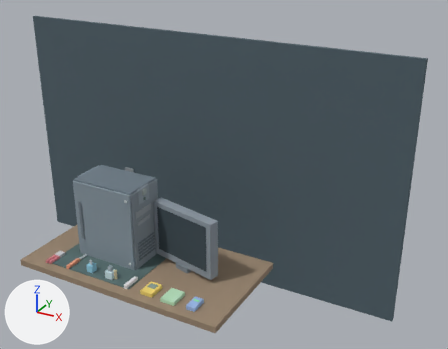
One commit to the OBJ model EntidadesGraficas/diseños3d/escena_completa.obj: the scene before it, then after it.
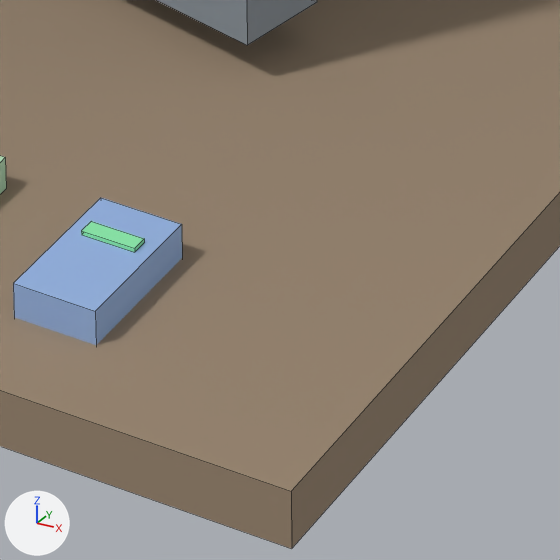
The first picture shows the older version from a 50 mm lens placed at (1.448, -1.926, 1.462), pointed at (0.242, 0.266, 0.366). The close-ups show the older and then the newer version on the part from 41% to 54% of the width and 79% to 96% of the height of that picture. Only the edits that show in the close-ups are written down. The lights are fixed; the arrows at lower left show +X, +Y and +Z. The close-ups show mesh edges as thin lines. Where no turn or scale is listed for an object, it has been applied to the vertices.

In view in the first close-up: 'escritorio.001', 'herr_lantester.001', 'herr_lantester.002', 'monitor.001' and 1 more.
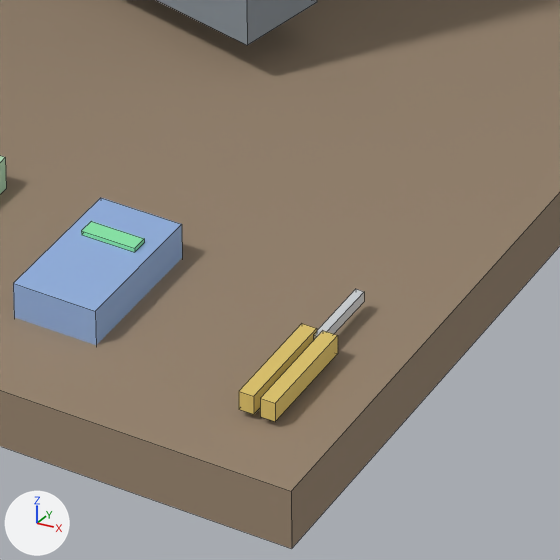
Patch to the scene script:
```diff
--- a/EntidadesGraficas/diseños3d/escena_completa.obj.py
+++ b/EntidadesGraficas/diseños3d/escena_completa.obj.py
@@ mat_mat_aab0b6 @@
+mat_mat_aab0b6 = principled_material('mat_aab0b6')
+mat_mat_aab0b6.base_color = (0.667, 0.69, 0.714)  # light grey #d5d8dc
+mat_mat_aab0b6.roughness = 0.9
@@ mat_mat_c89628 @@
+mat_mat_c89628 = principled_material('mat_c89628')
+mat_mat_c89628.base_color = (0.784, 0.588, 0.157)  # yellow #e5ca6e
+mat_mat_c89628.roughness = 0.9
@@ me_herr_pinza_003 @@
+me_herr_pinza_003.from_pydata(...)  # a box spanning x 0.464..0.468, y -0.188..-0.152, z 0.0055..0.0105
+me_herr_pinza_003.materials.append(mat_mat_aab0b6)  # light grey #d5d8dc
@@ me_herr_pinza_002 @@
+me_herr_pinza_002.from_pydata(...)  # a box spanning x 0.4675..0.4745, y -0.238..-0.186, z 0.0035..0.0125
+me_herr_pinza_002.materials.append(mat_mat_c89628)  # yellow #e5ca6e
@@ me_herr_pinza_001 @@
+me_herr_pinza_001.from_pydata(...)  # a box spanning x 0.4575..0.4645, y -0.238..-0.186, z 0.0035..0.0125
+me_herr_pinza_001.materials.append(mat_mat_c89628)  # yellow #e5ca6e
@@ ob_herr_pinza_003 @@
+ob_herr_pinza_003 = bpy.data.objects.new('herr_pinza.003', me_herr_pinza_003)
+ob_herr_pinza_003.location = (0.0, 0.0, 0.0)
@@ ob_herr_pinza_002 @@
+ob_herr_pinza_002 = bpy.data.objects.new('herr_pinza.002', me_herr_pinza_002)
+ob_herr_pinza_002.location = (0.0, 0.0, 0.0)
@@ ob_herr_pinza_001 @@
+ob_herr_pinza_001 = bpy.data.objects.new('herr_pinza.001', me_herr_pinza_001)
+ob_herr_pinza_001.location = (0.0, 0.0, 0.0)
```

What differs and where, as boxes [x1, y1, x2, y2] in the close-ups (560 x 560 px):
'herr_pinza.002', added (yellow): after [260, 331, 338, 422]
'herr_pinza.001', added (yellow): after [239, 324, 317, 414]
'herr_pinza.003', added: after [314, 289, 364, 340]
